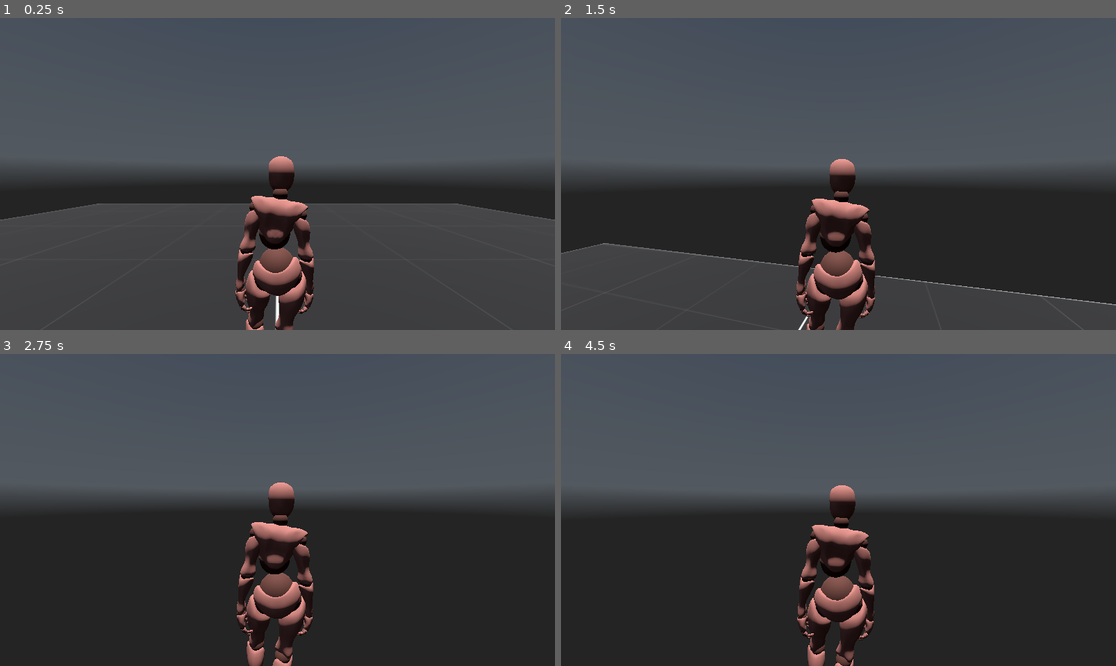
Above: before the commit, frames 1-4 (two rows, left to right).
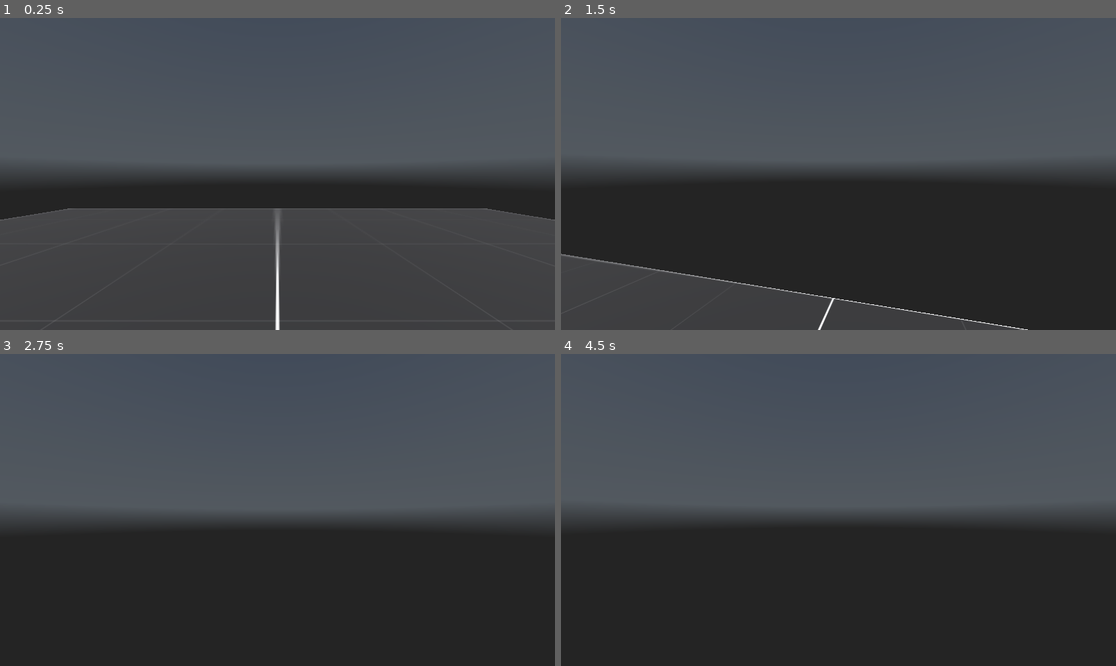
Above: after the commit, the same moments.

Repository: GoodGuyNoone/Oink-Jam-2
Game: Godot game, scene res://scenes/main.tscn
The game is run twice, just before and just after one commit, with the same random seed, the same clock (stepped at 60 frames per second) and the same inputs. A sky picture missing from this copy of the repository is replaced by a grey-blue gradient.
Inputs (mouse positions are in pixels of both pictures, inside the frame that each line leads up to):
- Up to frame 1 (0.25 s): no input
- Up to frame 2 (1.5 s): tap Enter at 0.5 s; move the mouse to (866, 174) at 0.52 s; hold Shift (sprint) 0.53-1.28 s; hold W (forward) from 0.53 s (still down); tap Space (jump) at 0.77 s; move the mouse to (810, 174) at 1.27 s; tap Shift (sprint) at 1.35 s
- Up to frame 3 (2.75 s): keep holding W (forward); tap Space (jump) at 1.52 s; move the mouse to (288, 503) at 2.02 s; hold Shift (sprint) from 2.03 s (still down)
- Up to frame 4 (4.5 s): keep holding W (forward); tap Space (jump) at 2.75, 3.02, 3.77, 4.25 s; move the mouse to (832, 516) at 2.77 s; release Shift (sprint) at 2.78 s; tap Shift (sprint) at 2.85, 4.35 s; tap Enter at 3.5 s; move the mouse to (877, 513) at 3.52 s; hold Shift (sprint) 3.53-4.28 s; move the mouse to (794, 506) at 4.27 s

The runs differ from the first frame. In frame 1, 5.6% of the frame differs, in the area x 12-88%, y 44-100%; in frame 2, 11%, in the area x 0-100%, y 45-100%; in frame 3, 11%; in frame 4, 8.8%.

Commit message:
addded randomizer to choose from snakes array. Added trigger point in the scene.

Diff:
--- a/resources/cobra.tres
+++ b/resources/cobra.tres
@@ -4,4 +4,5 @@
 
 [resource]
 script = ExtResource("1_vmguf")
+name = "Cobra"
 metadata/_custom_type_script = "uid://7c6aeatss7mu"
--- a/resources/krait.tres
+++ b/resources/krait.tres
@@ -4,4 +4,5 @@
 
 [resource]
 script = ExtResource("1_fxsjy")
+name = "Krait"
 metadata/_custom_type_script = "uid://7c6aeatss7mu"
--- a/resources/viper.tres
+++ b/resources/viper.tres
@@ -4,4 +4,5 @@
 
 [resource]
 script = ExtResource("1_mqjce")
+name = "Viper"
 metadata/_custom_type_script = "uid://7c6aeatss7mu"
--- a/scenes/main.tscn
+++ b/scenes/main.tscn
@@ -3,6 +3,12 @@
 [ext_resource type="Texture2D" uid="uid://bd0av4cahevvj" path="res://assets/textures/texture_01.png" id="1_o5qli"]
 [ext_resource type="PackedScene" uid="uid://bumo5d8a0hhuq" path="res://scenes/player.tscn" id="2_0wfyh"]
 [ext_resource type="Texture2D" uid="uid://dcautrd3gvgt" path="res://assets/textures/qwantani_sunset_puresky_4k.hdr" id="2_sugp2"]
+[ext_resource type="Script" uid="uid://dokib87h0xirp" path="res://scripts/snake_trigger.gd" id="4_85g3d"]
+[ext_resource type="Script" uid="uid://de0wc7vfwkfjt" path="res://scripts/managers/poison_manager.gd" id="4_tipki"]
+[ext_resource type="Script" uid="uid://7c6aeatss7mu" path="res://scripts/snake_data.gd" id="5_85g3d"]
+[ext_resource type="Resource" uid="uid://bpe3iny61t06r" path="res://resources/cobra.tres" id="6_choun"]
+[ext_resource type="Resource" uid="uid://h6ar45tw05i3" path="res://resources/krait.tres" id="7_ya4ey"]
+[ext_resource type="Resource" uid="uid://duyprhsqw2aoj" path="res://resources/viper.tres" id="8_eb6dy"]
 
 [sub_resource type="StandardMaterial3D" id="StandardMaterial3D_0wfyh"]
 albedo_texture = ExtResource("1_o5qli")
@@ -19,6 +25,9 @@
 sky = SubResource("Sky_tbgi4")
 ambient_light_source = 3
 sdfgi_enabled = true
+
+[sub_resource type="BoxShape3D" id="BoxShape3D_trceg"]
+size = Vector3(20, 3, 1)
 
 [node name="Main" type="Node3D" unique_id=596857963]
 
@@ -37,3 +46,18 @@
 environment = SubResource("Environment_0wfyh")
 
 [node name="Player" parent="." unique_id=1304941938 instance=ExtResource("2_0wfyh")]
+
+[node name="SnakeTrigger" type="Area3D" parent="." unique_id=181821574]
+transform = Transform3D(1, 0, 0, 0, 1, 0, 0, 0, 1, 0, 0, -4.016384)
+script = ExtResource("4_85g3d")
+
+[node name="CollisionShape3D" type="CollisionShape3D" parent="SnakeTrigger" unique_id=1217238549]
+shape = SubResource("BoxShape3D_trceg")
+
+[node name="Managers" type="Node" parent="." unique_id=1877332994]
+
+[node name="PoisonManager" type="Node" parent="Managers" unique_id=415290388]
+script = ExtResource("4_tipki")
+snakes = Array[ExtResource("5_85g3d")]([ExtResource("6_choun"), ExtResource("7_ya4ey"), ExtResource("8_eb6dy")])
+
+[connection signal="body_entered" from="SnakeTrigger" to="SnakeTrigger" method="_on_body_entered"]
--- a/scenes/player.tscn
+++ b/scenes/player.tscn
@@ -18,6 +18,7 @@
 transform = Transform3D(-1, 0, 8.742278e-08, 0, 1, 0, -8.742278e-08, 0, -1, 0, 0, 0)
 
 [node name="CameraMount" type="Node3D" parent="." unique_id=771436055]
-transform = Transform3D(1, 0, 0, 0, 1, 0, 0, 0, 1, 0, 1.6532872, 1.4089911)
+transform = Transform3D(1, 0, 0, 0, 1, 0, 0, 0, 1, 0, 1.6532872, 0.007790327)
 
 [node name="Camera3D" type="Camera3D" parent="CameraMount" unique_id=1599272165]
+transform = Transform3D(1, 0, 0, 0, 1, 0, 0, 0, 1, 0, 0, -0.22932586)
--- a/scripts/managers/poison_manager.gd
+++ b/scripts/managers/poison_manager.gd
@@ -21,7 +21,7 @@
 	print("Bitten by:", current_snake.name)
 	poison_started.emit(current_snake)
 
-# Called every frame. 'delta' is the elapsed time since the previous frame.
+
 func _process(delta: float) -> void:
 	if not is_poisoned:
 		return
--- a/scripts/player.gd
+++ b/scripts/player.gd
@@ -22,7 +22,7 @@
 func _input(event):
 	if event is InputEventMouseMotion:
 		rotate_y(deg_to_rad(-event.relative.x * mouse_sens))
-		camera_mount.rotate_x(deg_to_rad(event.relative.y * mouse_sens))
+		camera_mount.rotate_x(deg_to_rad(-event.relative.y * mouse_sens))
 		camera_mount.rotation.x = clamp(camera_mount.rotation.x, deg_to_rad(-89), deg_to_rad(89))
 
 
--- /dev/null
+++ b/scripts/snake_trigger.gd
@@ -0,0 +1,15 @@
+extends Area3D
+
+@onready var poison_manager: Node = $"../Managers/PoisonManager"
+
+var triggered := false
+
+
+func _on_body_entered(body):
+	if triggered:
+		return
+
+	if body.name == "Player":
+		triggered = true
+		poison_manager.apply_random_poison()
+		print("Snake bit triggered")
Not shown, added: scripts/snake_trigger.gd.uid
